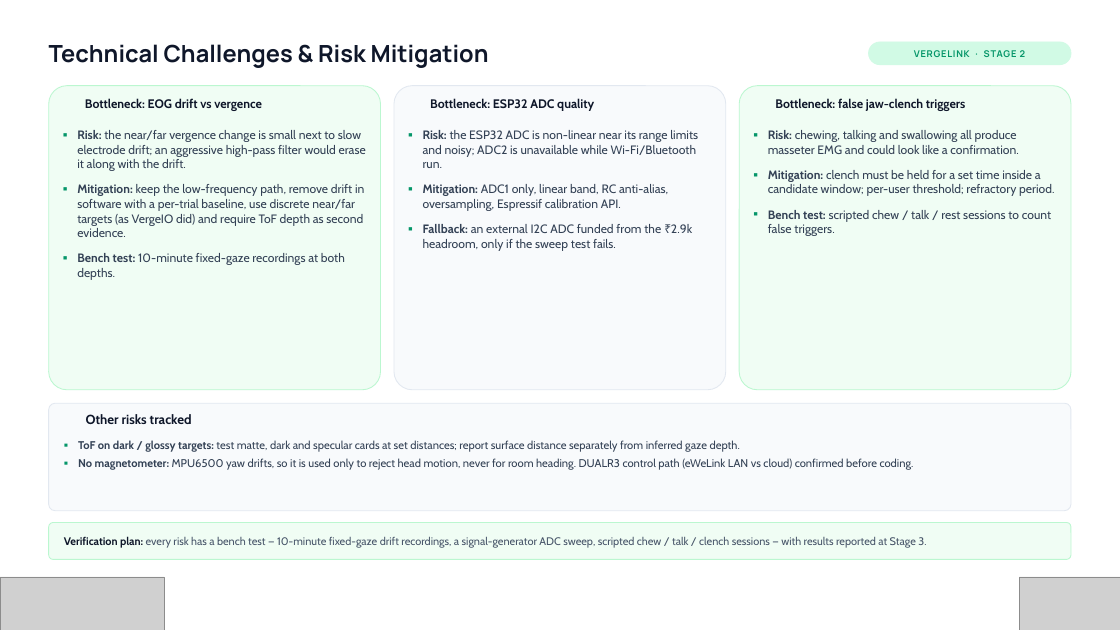
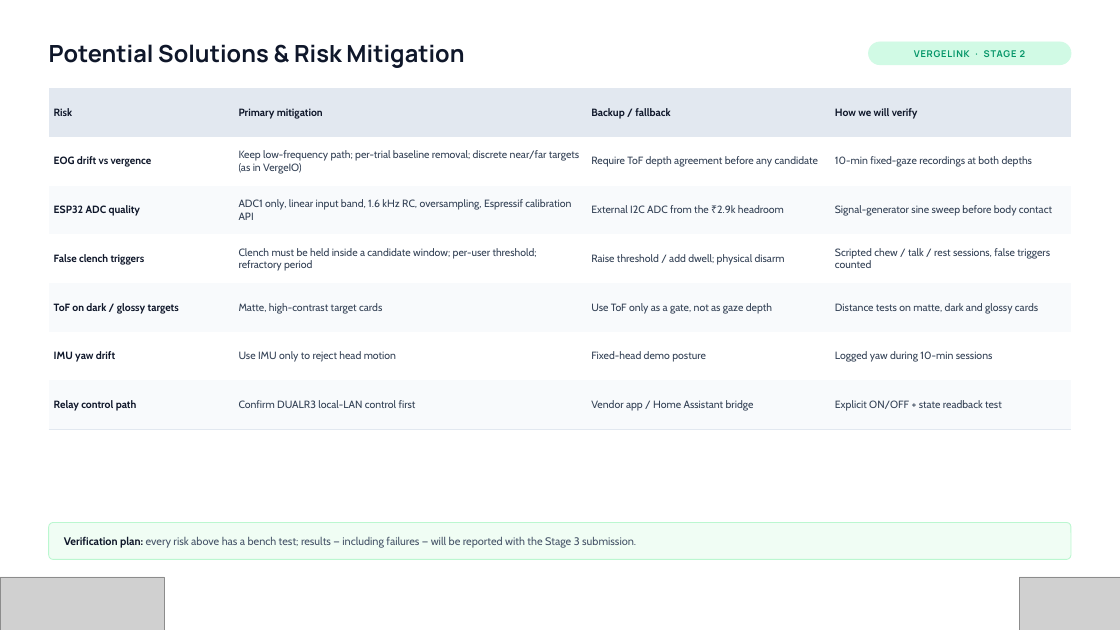
Before and after one commit to amalnathkp13-boop/vergelink, a slide deck: slide 11 of presentation/VergeLink_Vishwakarma_Stage2.pptx (slide 9 before the commit). Drawn at 1120x630 pixels with LibreOffice and Linux fonts; fonts in the diff are those of the drawing; grey boxes stand for pictures; background and template pictures are left out. Boxes give left, top, right and bottom in pixels: in the first picture for what was removed or moved away, otherwise in the second. Text is boxed around its words. In the diff, an @@ line names an element or a change of style, - is before the commit and + after.

Commit message:
Deck: separate Safety, Roadmap, Challenges and Solutions slides; add Image Sources slide (13 slides)

```diff
--- a/presentation/VergeLink_Vishwakarma_Stage2.pptx
+++ b/presentation/VergeLink_Vishwakarma_Stage2.pptx
@@ text at <box>49,44,464,68</box>: text changed @@
-Technical Challenges & Risk Mitigation
+Potential Solutions & Risk Mitigation
@@ rounded rectangle removed at <box>49,86,381,390</box> @@
@@ table added at <box>49,88,1071,429</box>, 7 rows, 4 columns @@
+Risk | Primary mitigation | Backup / fallback | How we will verify
+EOG drift vs vergence | Keep low-frequency path; per-trial baseline removal; discrete near/far targets (as in VergeIO) | Require ToF depth agreement before any candidate | 10-min fixed-gaze recordings at both depths
+ESP32 ADC quality | ADC1 only, linear input band, 1.6 kHz RC, oversampling, Espressif calibration API | External I2C ADC from the ₹2.9k headroom | Signal-generator sine sweep before body contact
+False clench triggers | Clench must be held inside a candidate window; per-user threshold; refractory period | Raise threshold / add dwell; physical disarm | Scripted chew / talk / rest sessions, false triggers counted
+ToF on dark / glossy targets | Matte, high-contrast target cards | Use ToF only as a gate, not as gaze depth | Distance tests on matte, dark and glossy cards
+IMU yaw drift | Use IMU only to reject head motion | Fixed-head demo posture | Logged yaw during 10-min sessions
+Relay control path | Confirm DUALR3 local-LAN control first | Vendor app / Home Assistant bridge | Explicit ON/OFF + state readback test
@@ rounded rectangle removed at <box>394,86,726,390</box> @@
@@ rounded rectangle removed at <box>739,86,1071,390</box> @@
@@ text removed at <box>85,98,262,111</box> @@
-Bottleneck: EOG drift vs vergence
@@ text removed at <box>430,98,594,111</box> @@
-Bottleneck: ESP32 ADC quality
@@ text removed at <box>775,98,965,111</box> @@
-Bottleneck: false jaw-clench triggers
@@ text removed at <box>77,130,366,280</box> @@
-▪ Risk: the near/far vergence change is small next to slow electrode drift; an aggressive high-pass filter would erase it along with the drift.
-▪ Mitigation: keep the low-frequency path, remove drift in software with a per-trial baseline, use discrete near/far targets (as VergeIO did) and require ToF depth as second evidence.
-▪ Bench test: 10-minute fixed-gaze recordings at both depths.
@@ text removed at <box>423,130,698,251</box> @@
-▪ Risk: the ESP32 ADC is non-linear near its range limits and noisy; ADC2 is unavailable while Wi-Fi/Bluetooth run.
-▪ Mitigation: ADC1 only, linear band, RC anti-alias, oversampling, Espressif calibration API.
-▪ Fallback: an external I2C ADC funded from the ₹2.9k headroom, only if the sweep test fails.
@@ text removed at <box>768,130,1054,236</box> @@
-▪ Risk: chewing, talking and swallowing all produce masseter EMG and could look like a confirmation.
-▪ Mitigation: clench must be held for a set time inside a candidate window; per-user threshold; refractory period.
-▪ Bench test: scripted chew / talk / rest sessions to count false triggers.
@@ rounded rectangle removed at <box>49,403,1071,511</box> @@
@@ text removed at <box>86,414,192,424</box> @@
-Other risks tracked
@@ text removed at <box>78,440,914,470</box> @@
-▪ ToF on dark / glossy targets: test matte, dark and specular cards at set distances; report surface distance separately from inferred gaze depth.
-▪ No magnetometer: MPU6500 yaw drifts, so it is used only to reject head motion, never for room heading. DUALR3 control path (eWeLink LAN vs cloud) confirmed before coding.
@@ text at <box>64,536,636,548</box>: text changed @@
-Verification plan: every risk has a bench test — 10-minute fixed-gaze drift recordings, a signal-generator ADC sweep, scripted chew / talk / clench sessions — with results reported at Stage 3.
+Verification plan: every risk above has a bench test; results — including failures — will be reported with the Stage 3 submission.
```
Also in this commit, not shown: 2 other slides changed, 3 slides added, 1 other file.
